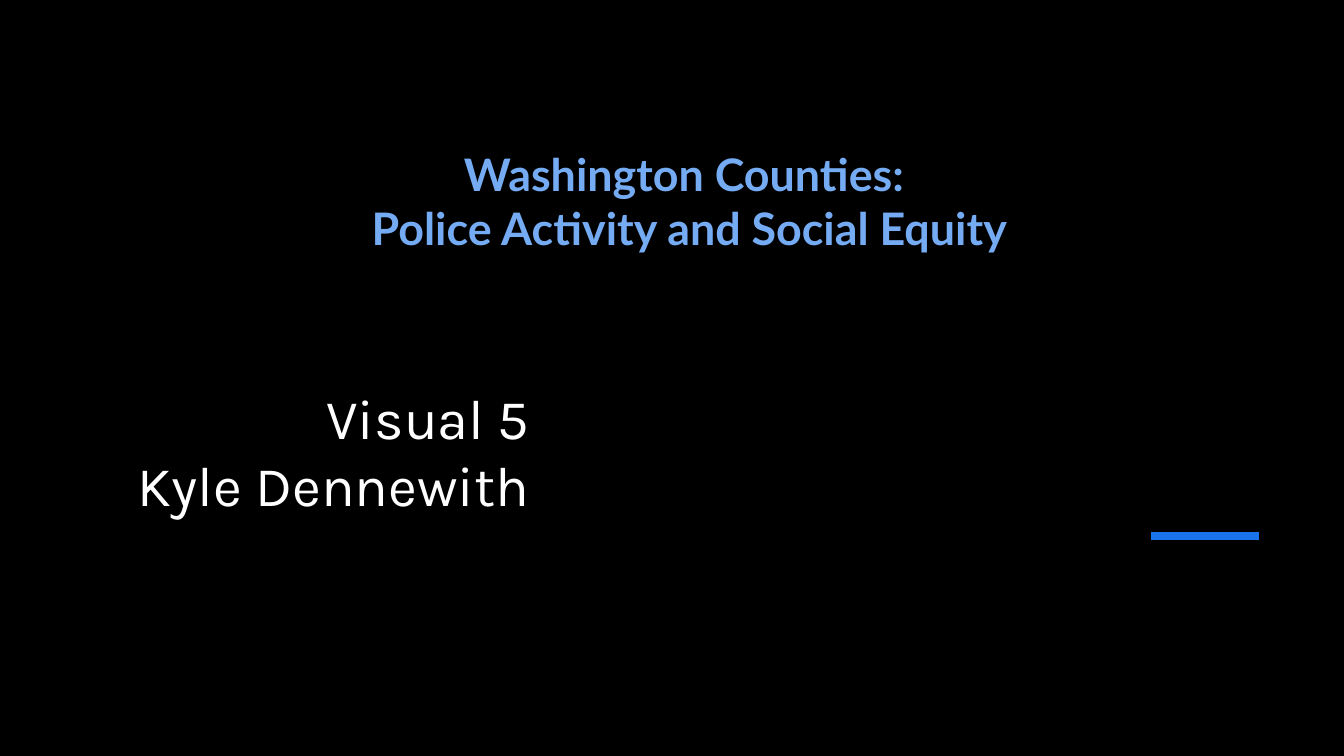
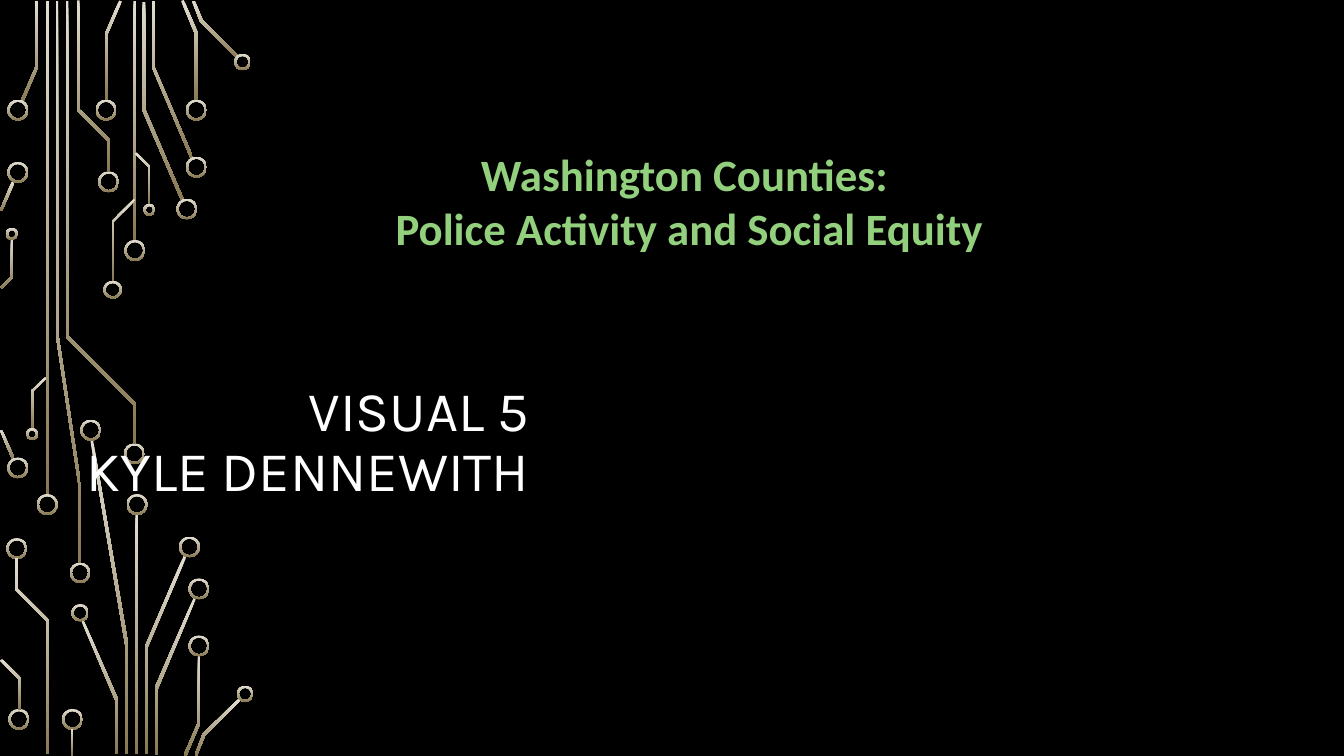
Before and after one commit to nood-leog/CS445-Group, a slide deck: slide 25 of Final Presentation Slides.pptx (slide 10 before the commit). Drawn at 1344x756 pixels with LibreOffice and Linux fonts; fonts in the diff are those of the drawing; background and template pictures are left out. Boxes give left, top, right and bottom in pixels: in the first picture for what was removed or moved away, otherwise in the second. Text is boxed around its words. In the diff, an @@ line names an element or a change of style, - is before the commit and + after.

```diff
--- a/Final Presentation Slides.pptx
+++ b/Final Presentation Slides.pptx
@@ rectangle removed at (402,0,1344,756) @@
@@ text "Washington Counties:" at (396,159,983,252): font Lato to Calibri, text colour #75ABF3 to #93D07D @@
@@ title at (86,395,530,505): text changed @@
-Visual 5
-Kyle Dennewith
+VISUAL 5
+KYLE DENNEWITH
@@ line removed from (1151, 536) to (1259, 536) @@
@@ group added at (0,0,254,756): 50 freeform shapes, 4 rectangles @@
```
Also in this commit, not shown: 21 other slides changed, 16 slides added.
